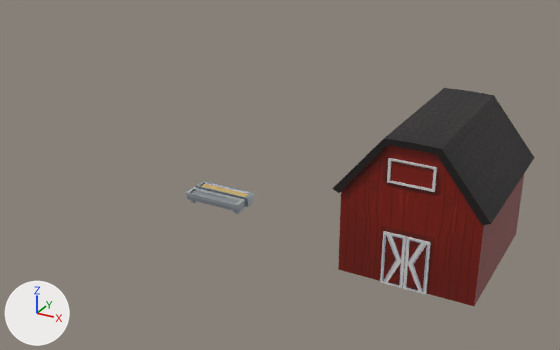
Two versions of the Blender file Puppy Search/Assets/Models/KitchenCounter/KitchenCounterB.blend, one commit apart.
Rendered twice from a camera (50 mm lens) standing at (13.7, -46.7, 26.6) and looking at (-11.9, -0.1, 3.3). The axes (+X, +Y, +Z) are drawn at lower left. The lights are the same throughout. The same objects are shown in both versions, whatever each file hides.

The older version as bpy lines, for what is in view:
```python
me_cube_013 = bpy.data.meshes.new('Cube.013')
me_cube_013.from_pydata(...)  # 40 vertices, 38 faces; spans x -2.38..2.38, y -0.54..0.54, z 0.0..0.95
me_cube_013.materials.append(mat_farmfeedtray_full_001)  # picture img_farmfeedtray_c_png
me_cube_015 = bpy.data.meshes.new('Cube.015')
me_cube_015.from_pydata(...)  # 40 vertices, 38 faces; spans x -2.38..2.38, y -0.54..0.54, z 0.0..0.95
me_cube_015.materials.append(mat_farmfeedtray_empty)  # picture img_farmfeedtrayempty_c_png_001
me_cube_016 = bpy.data.meshes.new('Cube.016')
me_cube_016.from_pydata(...)  # 112 vertices, 109 faces; spans x -5.07..5.07, y -5.74..5.73, z 0.0..10.05
me_cube_016.materials.append(mat_barn)  # picture img_barn_c_png
me_cube_017 = bpy.data.meshes.new('Cube.017')
me_cube_017.from_pydata(...)  # 38 vertices, 42 faces; spans x -0.61..0.9, y -0.1..0.09, z -1.86..1.82
me_cube_017.materials.append(mat_barndoors)  # picture img_barndoors_c_png
me_cube_019 = bpy.data.meshes.new('Cube.019')
me_cube_019.from_pydata(...)  # 68 vertices, 44 faces; spans x -0.89..0.62, y -0.1..0.09, z -1.91..1.77
me_cube_019.materials.append(mat_barndoors)  # picture img_barndoors_c_png
ob_barn = bpy.data.objects.new('Barn', me_cube_016)
ob_barn.location = (0.0, 0.0, 0.0)
ob_barndoors_l = bpy.data.objects.new('BarnDoors_L', me_cube_019)
ob_barndoors_l.location = (-0.65, -5.47, 1.91)
ob_barndoors_r = bpy.data.objects.new('BarnDoors_R', me_cube_017)
ob_barndoors_r.location = (0.63, -5.47, 1.87)
ob_farmfeedtray_empty = bpy.data.objects.new('FarmFeedTray_Empty', me_cube_015)
ob_farmfeedtray_empty.location = (-16.97, -1.38, 0.0)
ob_farmfeedtray_full = bpy.data.objects.new('FarmFeedTray_Full', me_cube_013)
ob_farmfeedtray_full.location = (-16.97, 0.0, 0.0)
```
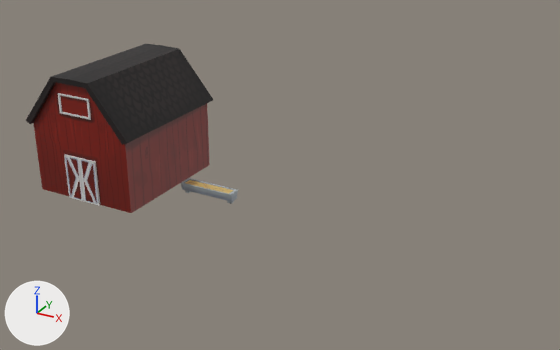
The change, as a list of edits to the scene's bpy script:
```text
Change ob_farmfeedtray_full:
    ob_farmfeedtray_full.location: (-16.97, 0.0, 0.0) -> (-18.41, -0.03, 0.04)
Change ob_farmfeedtray_empty:
    ob_farmfeedtray_empty.location: (-16.97, -1.38, 0.0) -> (-18.41, -0.09, 0.0)
Change ob_barn:
    ob_barn.location: (0.0, 0.0, 0.0) -> (-26.63, 0.0, 0.0)
Change ob_barndoors_r:
    ob_barndoors_r.location: (0.63, -5.47, 1.87) -> (-25.99, -5.47, 1.87)
Change ob_barndoors_l:
    ob_barndoors_l.location: (-0.65, -5.47, 1.91) -> (-27.28, -5.47, 1.91)
```

What differs and where, as boxes (x1, y1, x2, y2) in the pictures (560 x 350 px):
'Barn', moved: before (332, 88, 534, 306); after (26, 44, 213, 213)
'BarnDoors_R', moved: before (403, 237, 431, 295); after (79, 158, 100, 206)
'BarnDoors_L', moved: before (380, 231, 407, 288); after (64, 154, 84, 201)
'FarmFeedTray_Empty', moved: before (186, 187, 245, 214); after (181, 178, 238, 204)
'FarmFeedTray_Full', moved: before (196, 181, 254, 207); after (186, 180, 233, 194)
